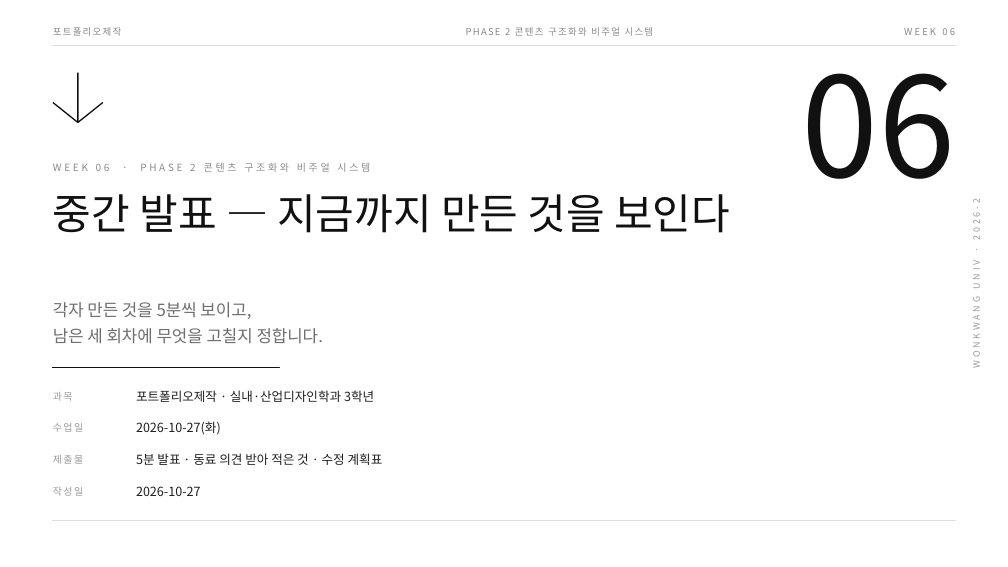
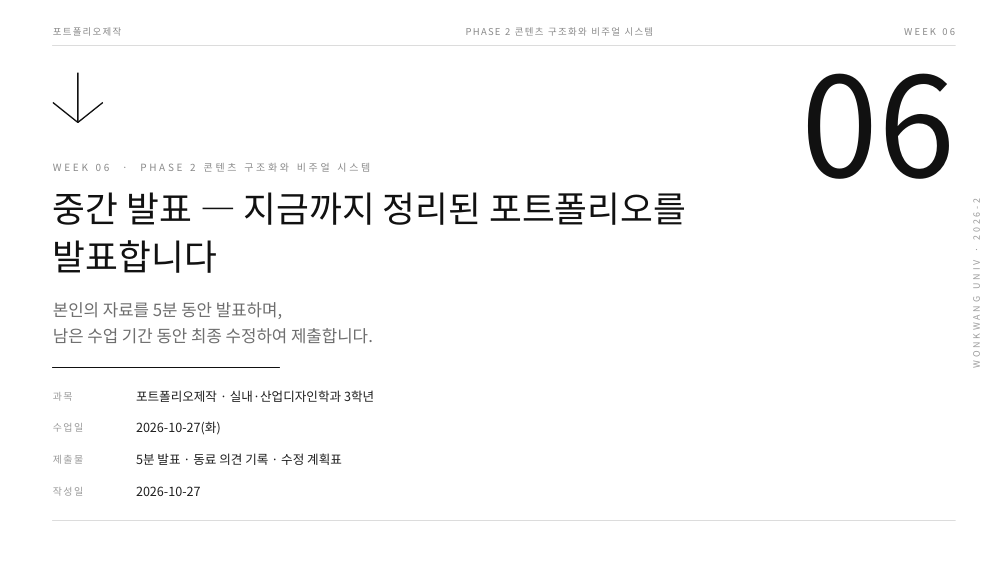
Before and after one commit to design-eng/MIN.D, a slide deck: slide 1 of dist/weeks-포트폴리오제작/포트폴리오제작_06주차_중간발표.pptx. Drawn at 1008x567 pixels with LibreOffice and Linux fonts; fonts in the diff are those of the drawing. Boxes give left, top, right and bottom in pixels: in the first picture for what was removed or moved away, otherwise in the second. Text is boxed around its words. In the diff, an @@ line names an element or a change of style, - is before the commit and + after.

```diff
--- a/dist/weeks-포트폴리오제작/포트폴리오제작_06주차_중간발표.pptx
+++ b/dist/weeks-포트폴리오제작/포트폴리오제작_06주차_중간발표.pptx
@@ text at [53, 192, 686, 273]: text changed; size 40 to 34 pt @@
-중간 발표 — 지금까지 만든 것을 보인다
+중간 발표 — 지금까지 정리된 포트폴리오를 발표합니다
@@ text at [53, 302, 373, 344]: text changed @@
-각자 만든 것을 5분씩 보이고,
-남은 세 회차에 무엇을 고칠지 정합니다.
+본인의 자료를 5분 동안 발표하며,
+남은 수업 기간 동안 최종 수정하여 제출합니다.
@@ text at [136, 453, 342, 465]: text changed @@
-5분 발표 · 동료 의견 받아 적은 것 · 수정 계획표
+5분 발표 · 동료 의견 기록 · 수정 계획표
```
Also in this commit, not shown: 8 other slides changed, 5 other files.
